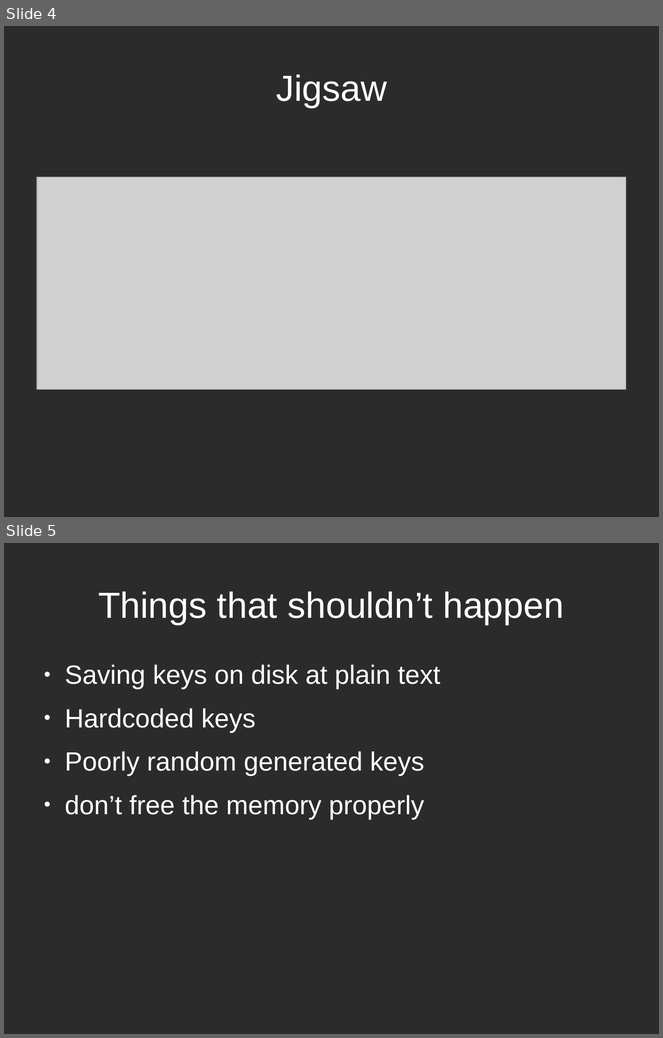
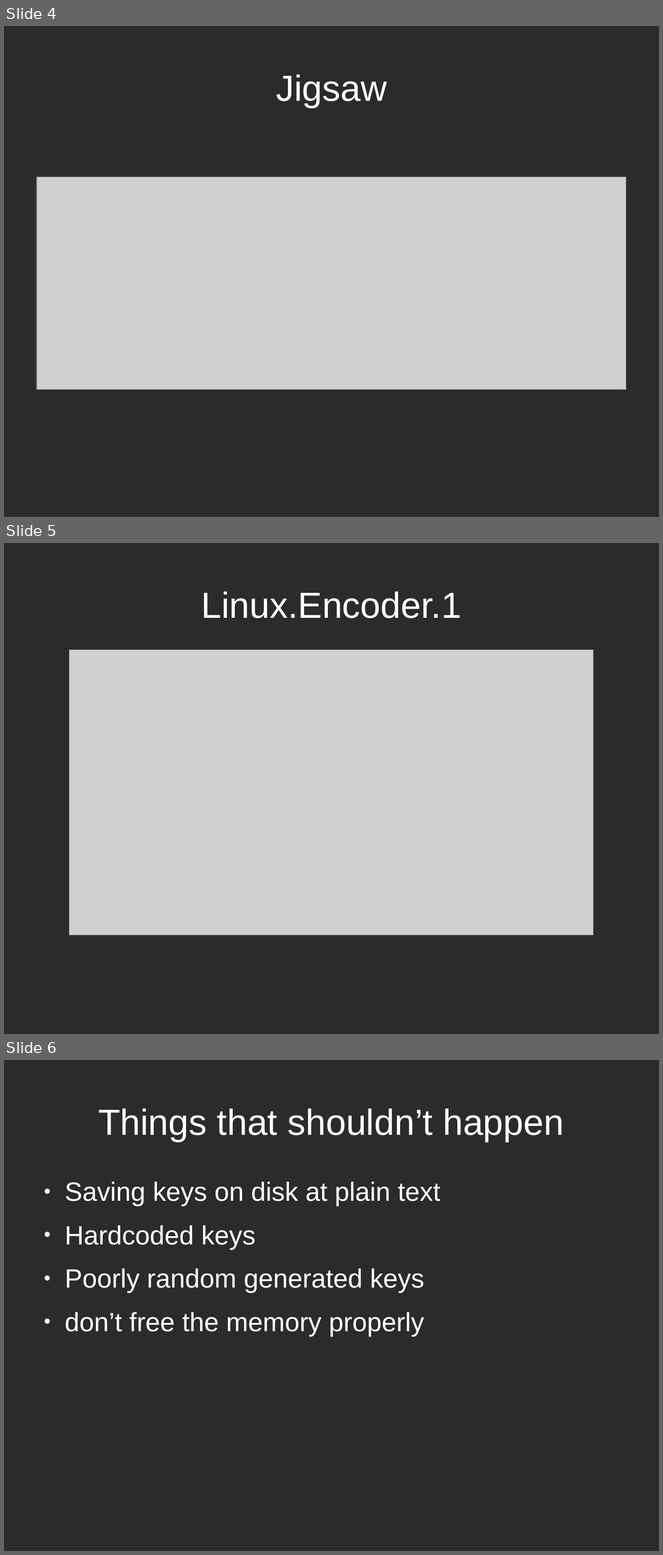
Before and after one commit to tarcisio-marinho/GonnaCry, a slide deck: Python/talk/na_beira_do_rio.odp. Shown one above the other, each under a label of ours: slides 4 and 5 before the commit, slides 4, 5 and 6 after it. The pictures are 663x1038 and 663x1555 pixels, drawn with LibreOffice and Linux fonts; fonts in the diff are those of the drawing; grey boxes stand for pictures; background and template pictures are left out; a plain dark background stands for a picture behind light text. Boxes give left, top, right and bottom in pixels: in the first picture for what was removed or moved away, otherwise in the second. Text is boxed around its words. In the diff, an @@ line names an element or a change of style, - is before the commit and + after.

```diff
--- a/Python/talk/na_beira_do_rio.odp
+++ b/Python/talk/na_beira_do_rio.odp
@@ slide 5 added at box(4, 543, 659, 1034), background picture (left out) @@
@@ title added at box(201, 591, 462, 618), 44 pt, text #FFFFFF @@
+Linux.Encoder.1
@@ picture added at box(70, 650, 594, 936) @@
@@ what was slide 5 is now slide 6 @@
```
Also in this commit, not shown: 1 slide changed, 1 other file.
